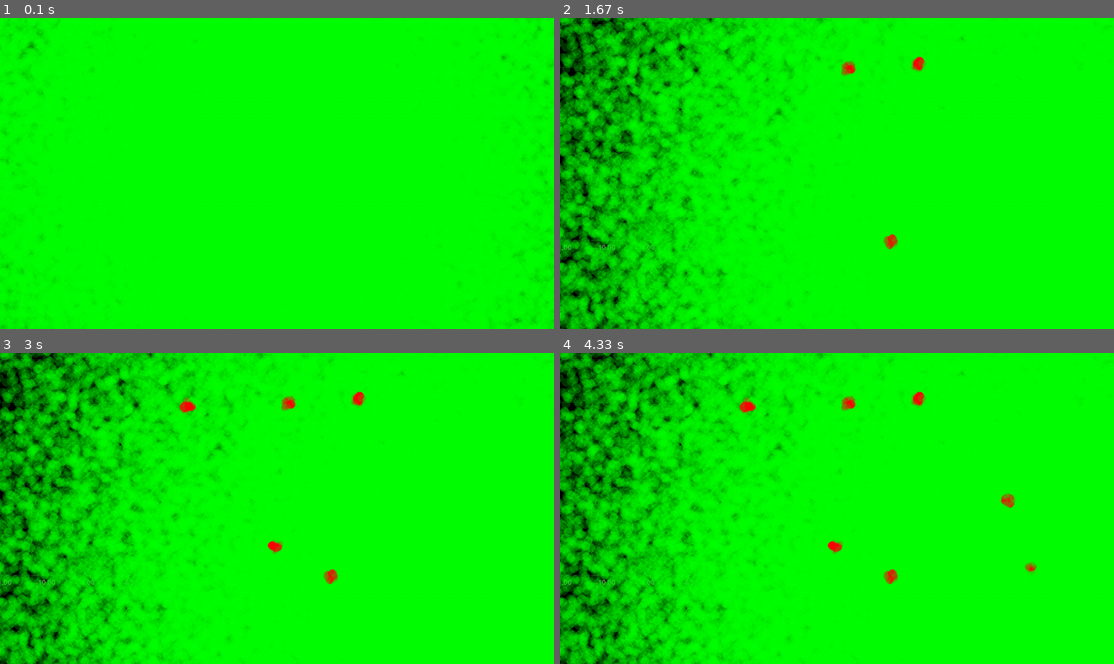
Above: before the commit, frames 1-4 (two rows, left to right).
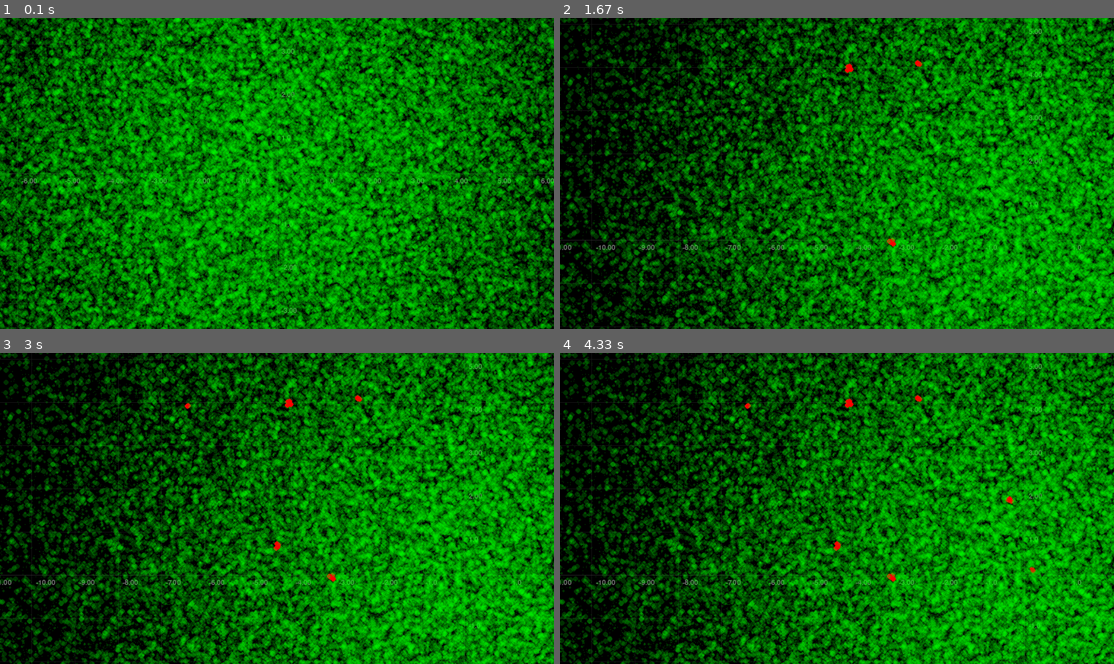
Above: after the commit, the same moments.

Repository: Bluemi/viztools
Game: pygame game, started from scripts/main.py
The game is run twice, just before and just after one commit, with the same random seed, the same clock (stepped at 60 frames per second) and the same inputs.
Inputs (mouse positions are in pixels of both pictures, inside the frame that each line leads up to):
- Up to frame 1 (0.1 s): no input
- Up to frame 2 (1.67 s): press the mouse at (704, 176) at 0.37 s; move the mouse to (798, 207) at 0.47 s; release the mouse at (892, 241) at 0.6 s; click (920, 64) at 0.78 s; click (848, 67) at 1.2 s; move the mouse to (837, 210) at 1.5 s
- Up to frame 3 (3 s): click (277, 545) at 1.73 s; move the mouse to (188, 405) at 2.1 s; click (188, 405) at 2.4 s; move the mouse to (448, 502) at 2.83 s
- Up to frame 4 (4.33 s): click (1008, 502) at 3.22 s; move the mouse to (1030, 570) at 3.73 s; click (1030, 570) at 4.18 s

The runs differ from the first frame. In frame 1, 100% of the frame differs, in the area x 0-100%, y 0-100%; in frame 2, 100%; in frame 3, 100%; in frame 4, 100%.

Commit message:
allow different sizes for Points

Diff:
--- a/scripts/main.py
+++ b/scripts/main.py
@@ -11,9 +11,10 @@
         self.points = Points(
             np.random.normal(size=(200000, 2)) * 5,
             # np.array([[0, 0], [1, 1], [-1, 2]]),
-            size=10,
-            colors=pg.Color(0, 255, 0, 50)
+            size=np.random.randint(1, 5, size=200000) ** 2 / 250,
+            color=pg.Color(0, 255, 0, 50)
         )
+        self.marked_indices = np.zeros(len(self.points), dtype=bool)
 
     def render(self):
         self.render_coordinate_system()
@@ -21,8 +22,12 @@
 
     def handle_event(self, event: pg.event.Event):
         super().handle_event(event)
-        for p_index in self.points.clicked_points(event, self.coordinate_system):
-            self.points.set_color(pg.Color(255, 0, 0), p_index)
+        clicked_indices = self.points.clicked_points(event, self.coordinate_system)
+        if len(clicked_indices) > 0:
+            self.marked_indices[clicked_indices] = 1 - self.marked_indices[clicked_indices]
+            for p_index in clicked_indices:
+                color = pg.Color(255, 0, 0) if self.marked_indices[p_index] else pg.Color(0, 255, 0, 50)
+                self.points.set_color(color, p_index)
 
 
 def main():
--- a/viztools/drawable.py
+++ b/viztools/drawable.py
@@ -1,6 +1,5 @@
-import time
 from abc import ABC, abstractmethod
-from typing import List, Tuple, Dict
+from typing import Tuple, Dict, Iterable
 
 import pygame as pg
 import numpy as np
@@ -23,56 +22,122 @@
 
 class Points(Drawable):
     def __init__(
-            self, points: np.ndarray, size: int | float = 3, colors: pg.Color | List[pg.Color] = pg.Color(77, 178, 11)
+            self, points: np.ndarray, size: int | float | Iterable[int | float] = 3,
+            color: pg.Color | Iterable[pg.Color] | np.array = pg.Color(77, 178, 11)
     ):
         """
         Drawable to display a set of points.
         :param points: A list of points with the shape [N, 2] where N is the number of points.
         :param size: The radius of the points. If set to an integer, this is the radius on the screen in pixels. If set
-                     to a float, this is the radius on the screen in units of the coordinate system.
-        :param colors: The color of the points.
+                     to a float, this is the radius on the screen in units of the coordinate system. If set to a list,
+                     it contains the sizes for each point.
+        :param color: The color of the points.
         """
-        self.points = points
-        self.size = size
-        if isinstance(colors, pg.Color):
-            colors = [colors] * len(points)
-        self._colors: np.ndarray = np.array([_color_to_tuple(c) for c in colors])
-        assert len(self._colors) == len(self.points), 'Number of colors must match number of points.'
+        # points
+        if not isinstance(points, np.ndarray):
+            raise TypeError(f'points must be a numpy array, not {type(points)}.')
+        if points.ndim != 2 or points.shape[1] != 2:
+            raise ValueError(f'points must be numpy array with shape (N, 2), not {points.shape}.')
+        n_points = len(points)
+        self._points = points
 
-        self._color_set: List[ColorTuple] = [_color_to_tuple(c) for c in np.unique(self._colors, axis=0)]
+        # size
+        if isinstance(size, (int, float)):
+            is_relative_size = isinstance(size, float)
+            size = np.repeat(np.array([[size, float(is_relative_size)]], dtype=np.float32), n_points, axis=0)
+        elif isinstance(size, np.ndarray):
+            if size.shape != (n_points,):
+                raise ValueError(f'size must be a numpy array with shape ({n_points},), not {size.shape}.')
+            is_relative_size = np.full(n_points, np.issubdtype(size.dtype, np.floating), dtype=np.float32)
+            size = np.stack([size.astype(np.float32), is_relative_size], axis=1)
+        elif isinstance(size, list):
+            if len(size) != n_points:
+                raise ValueError(f'size must be a list of length {n_points}, not {len(size)}.')
+            size = [[s, isinstance(s, float)] for s in size]
+            size = np.array(size, dtype=np.float32)
+        else:
+            raise TypeError(f'size must be an integer, float or iterable, not {type(size)}.')
+        self._size = size
+
+        # colors
+        if isinstance(color, pg.Color):
+            color = np.array([_color_to_tuple(color)] * n_points, dtype=np.float32)
+        elif not isinstance(color, np.ndarray):
+            color = np.array([_color_to_tuple(c) for c in color], dtype=np.float32)
+        if color.shape != (n_points, 4):
+            raise ValueError(f'colors must be a numpy array with shape ({n_points}, 4), not {color.shape}.')
+        self._colors = color
+
+        self._surface_parameters = {}
+        for surf_params in self._get_surf_params():
+            self._surface_parameters[surf_params.tobytes()] = surf_params
+
+    def __len__(self):
+        return len(self._points)
+
+    def _get_surf_params(self) -> np.ndarray:
+        return np.concatenate([self._size, self._colors], axis=1)
+
+    def _get_surf_param(self, index: int) -> np.ndarray:
+        return np.concatenate([self._size[index, :], self._colors[index, :]], axis=0)
 
     def set_color(self, color: pg.Color | Tuple[int, int, int], index: int):
         color = _color_to_tuple(color)
-        self._colors[index] = color
-        if color not in self._color_set:
-            self._color_set.append(color)
+        self._colors[index, :] = color
+        self._update_surf_params(index)
+
+    def _update_surf_params(self, index: int):
+        surf_params = self._get_surf_param(index)
+        self._surface_parameters[surf_params.tobytes()] = surf_params
+
+    def set_size(self, size: int | float, index: int):
+        self._size[index, 0] = size
+        self._size[index, 1] = isinstance(size, float)
+        self._update_surf_params(index)
+
+    def _create_point_surfaces(self, zoom_factor: float) -> Dict[bytes, pg.Surface]:
+        surfaces = {}
+        for k, surf_params in self._surface_parameters.items():
+            draw_size = _get_draw_size(surf_params[0], zoom_factor, bool(surf_params[1]))
+            point_surface = pg.Surface((draw_size * 2, draw_size * 2), pg.SRCALPHA)
+            point_surface.fill((0, 0, 0, 0))
+            color = surf_params[2:]
+            pg.draw.circle(point_surface, color, (draw_size, draw_size), draw_size)
+            surfaces[k] = point_surface
+        return surfaces
+
+    def _get_draw_sizes(self, zoom_factor: float) -> np.ndarray:
+        """
+        Computes the draw sizes for the given sizes and coordinate system.
+        :param zoom_factor: A float defining the scale factor for relative sizes.
+        size[i] must be multiplied with zoom_factor.
+        :return: numpy array of integers of shape [N,] where N is the number of sizes.
+        """
+        draw_sizes = self._size[:, 0].copy()
+        is_relative_size = self._size[:, 1] > 0.5
+        draw_sizes[is_relative_size] *= zoom_factor
+        return np.maximum(draw_sizes.astype(int), 1)
 
     def draw(self, screen: pg.Surface, coordinate_system: CoordinateSystem, screen_size: np.ndarray):
-        draw_size = self._get_draw_size(coordinate_system)
+        draw_sizes = self._get_draw_sizes(coordinate_system.zoom_factor)
 
         # filter out invalid positions
-        screen_points = coordinate_system.space_to_screen(self.points.T).T
-        valid_positions = _get_valid_positions(screen_points, draw_size, screen_size)
+        screen_points = coordinate_system.space_to_screen(self._points.T).T
+        valid_positions = _get_valid_positions(screen_points, draw_sizes, screen_size)
         screen_points = screen_points[valid_positions]
         valid_colors = self._colors[valid_positions]
+        valid_sizes = draw_sizes[valid_positions]
+        screen_points -= valid_sizes.reshape(-1, 1)
 
         # create blit surfaces
-        surfaces = _create_point_surfaces(self._color_set, draw_size)
-        end_time = time.perf_counter()
-
-        tuple_colors = [_color_to_tuple(c) for c in valid_colors]
+        surfaces = self._create_point_surfaces(coordinate_system.zoom_factor)
 
         # draw
-        blit_sequence = []
-        for pos, color in zip(screen_points, tuple_colors):
-            blit_sequence.append((surfaces[color], pos - draw_size))
-        screen.blits(blit_sequence)
-
-    def _get_draw_size(self, coordinate_system):
-        draw_size = self.size
-        if isinstance(draw_size, float):
-            draw_size = max(int(draw_size * coordinate_system.zoom_factor), 1)
-        return draw_size
+        for pos, size, color, surf_params in zip(
+                screen_points, valid_sizes, valid_colors, self._get_surf_params()[valid_positions]
+        ):
+            surface = surfaces[surf_params.tobytes()]
+            screen.blit(surface, pos)
 
     def clicked_points(self, event: pg.event.Event, coordinate_system: CoordinateSystem) -> np.ndarray:
         """
@@ -82,31 +147,27 @@
         :param coordinate_system: The coordinate system to use.
         """
         if event.type == pg.MOUSEBUTTONDOWN and event.button == 1:
-            draw_size = self._get_draw_size(coordinate_system)
+            draw_size = self._get_draw_sizes(coordinate_system.zoom_factor)
 
             screen_pos = np.array(event.pos).reshape(1, 2)
-            screen_points = coordinate_system.space_to_screen(self.points.T).T
+            screen_points = coordinate_system.space_to_screen(self._points.T).T
             distances = np.linalg.norm(screen_points - screen_pos, axis=1)
             return np.nonzero(distances < draw_size)[0]
         return np.array([])
 
 
-def _create_point_surfaces(
-        colors: List[ColorTuple], draw_size: int
-) -> Dict[ColorTuple, pg.Surface]:
-    surfaces = {}
-    for color in colors:
-        point_surface = pg.Surface((draw_size * 2, draw_size * 2), pg.SRCALPHA)
-        point_surface.fill((0, 0, 0, 0))
-        pg.draw.circle(point_surface, color, (draw_size, draw_size), draw_size)
-        surfaces[color] = point_surface
-    return surfaces
+def _get_draw_size(
+        size: float, zoom_factor: float, is_relative_size: bool
+) -> int:
+    if is_relative_size:
+        size = max(int(size * zoom_factor), 1)
+    return int(size)
 
 
-def _get_valid_positions(screen_points: np.ndarray, draw_size: int, screen_size: np.ndarray) -> np.ndarray:
+def _get_valid_positions(screen_points: np.ndarray, draw_sizes: np.ndarray, screen_size: np.ndarray) -> np.ndarray:
     return np.where(np.logical_and(
-        np.logical_and(screen_points[:, 0] > -draw_size, (screen_points[:, 0] < screen_size[0] + draw_size)),
-        np.logical_and(screen_points[:, 1] > -draw_size, (screen_points[:, 1] < screen_size[1] + draw_size))
+        np.logical_and(screen_points[:, 0] > -draw_sizes, (screen_points[:, 0] < screen_size[0] + draw_sizes)),
+        np.logical_and(screen_points[:, 1] > -draw_sizes, (screen_points[:, 1] < screen_size[1] + draw_sizes))
     ))[0]
 
 
@@ -120,7 +181,7 @@
     :param points: Numpy array of shape [N, 2] where N is the number of points.
     :param coordinate_system: The coordinate system to use.
     :param valid_positions: Array with shape [N], where N is the number of points. This array contains booleans
-                            indicating, whether the point is visible on the screen.
+                            indicating whether the point is visible on the screen.
     :return: Numpy array with shape [K, 2] where K is the number of valid points that are visible on the screen.
     """
     screen_points = coordinate_system.space_to_screen(points.T).T
